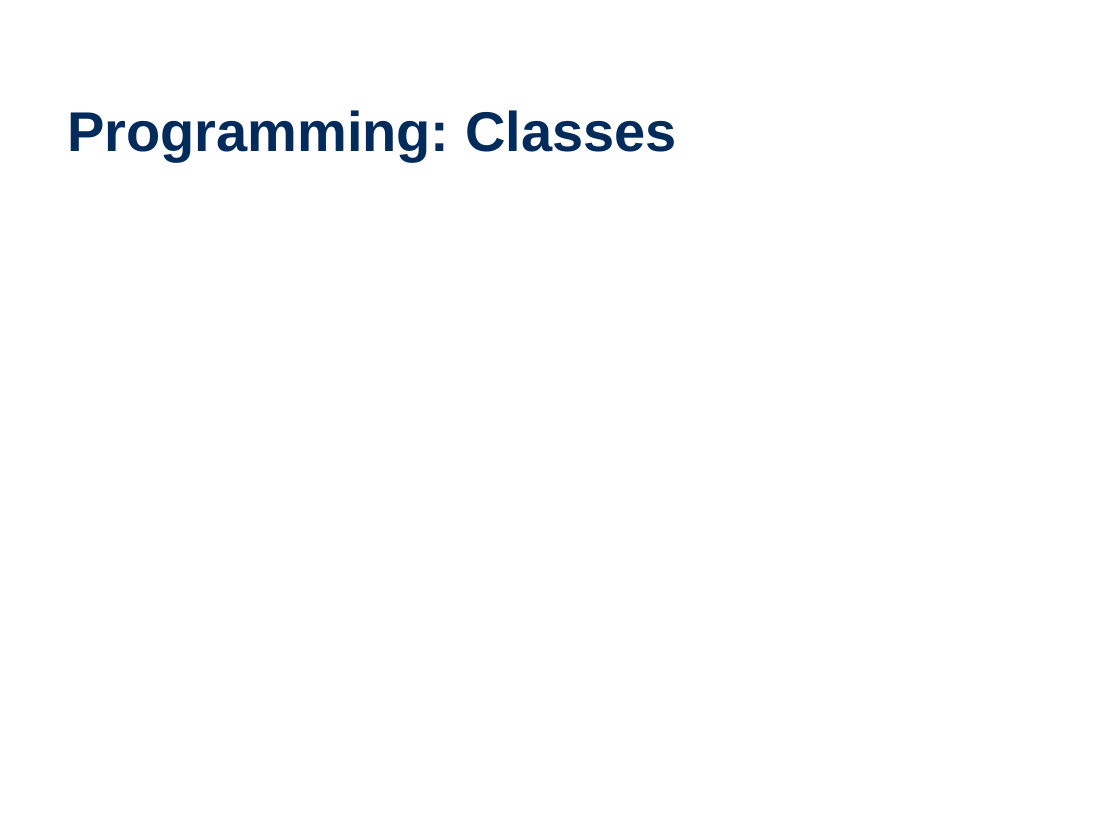
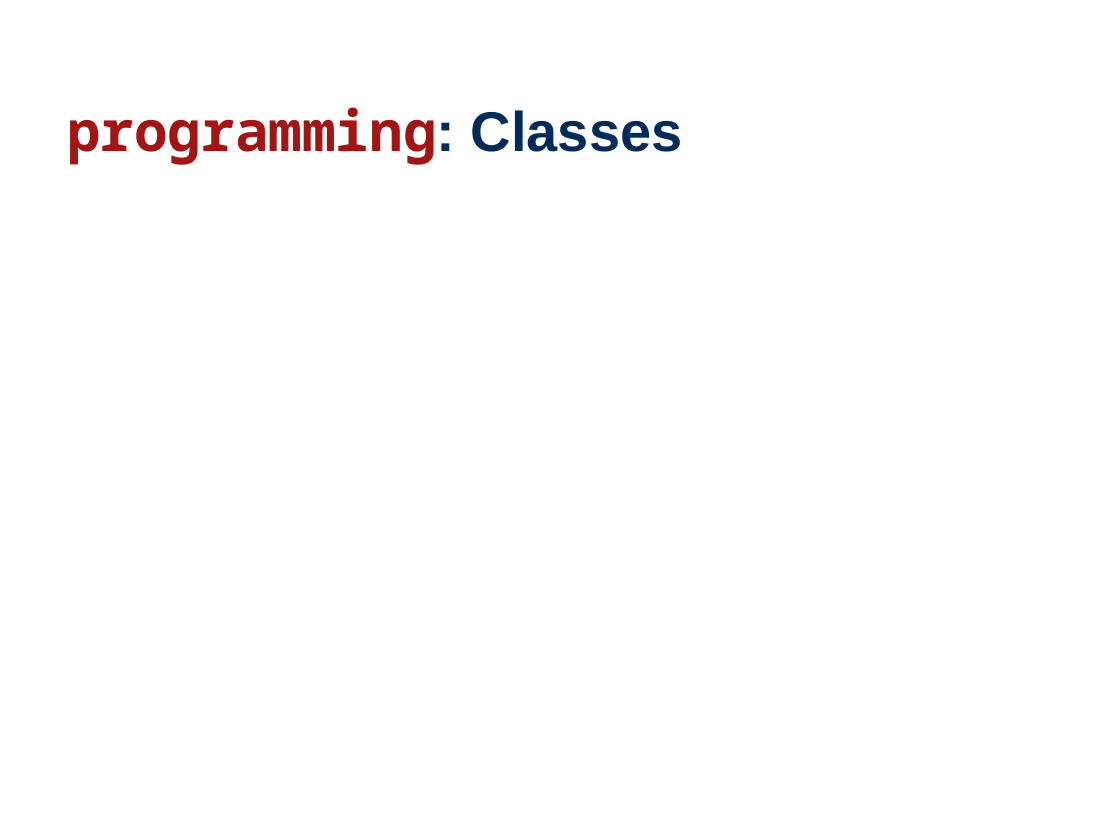
Before and after one commit to wtheisen/nd-cse-10124-lectures, a slide deck: slide 14 of Blank/Lecture_03_ Tokenization.pptx (slide 15 before the commit). Drawn at 1120x840 pixels with LibreOffice and Linux fonts; fonts in the diff are those of the drawing. Boxes give left, top, right and bottom in pixels: in the first picture for what was removed or moved away, otherwise in the second. Text is boxed around its words. In the diff, an @@ line names an element or a change of style, - is before the commit and + after.

```diff
--- a/Blank/Lecture_03_ Tokenization.pptx
+++ b/Blank/Lecture_03_ Tokenization.pptx
@@ title at (67, 107, 683, 165): text changed; font Arial to Noto Sans Mono; text colour #002B5B to #A31415 @@
-Programming: Classes
+programming: Classes
```
Also in this commit, not shown: 4 slides added, 2 other files.
